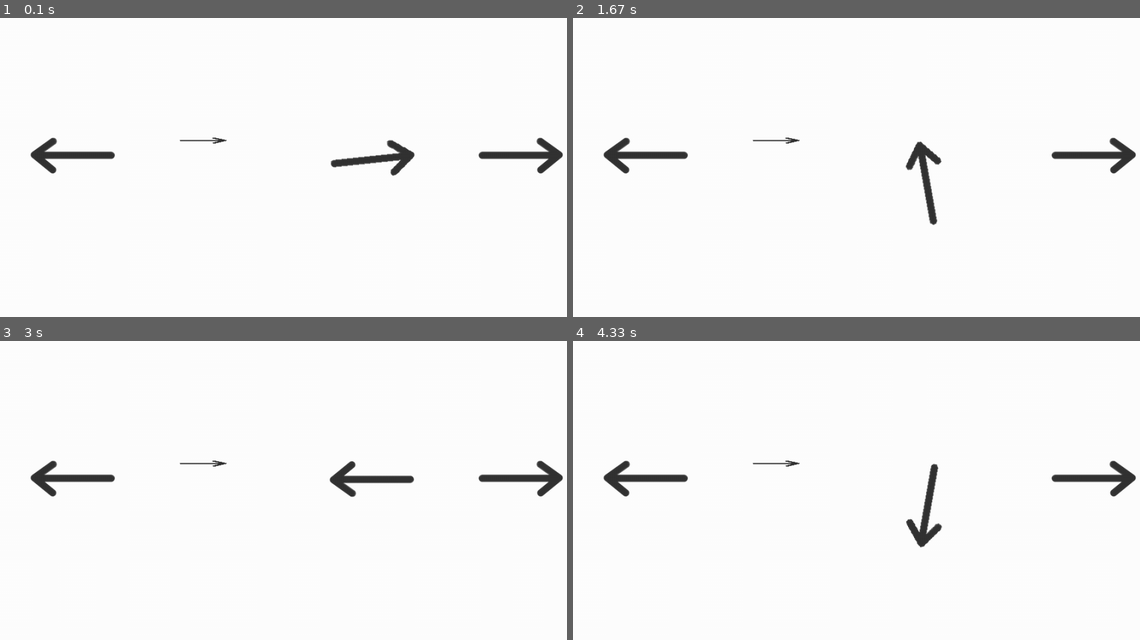
Above: before the commit, frames 1-4 (two rows, left to right).
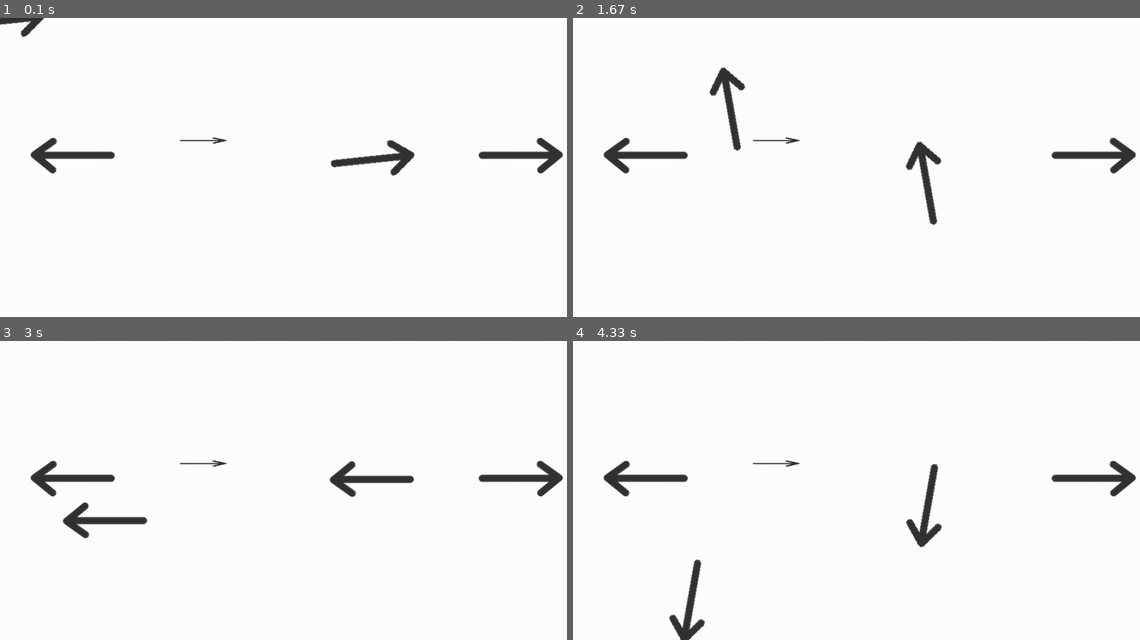
Above: after the commit, the same moments.

Repository: Leovalcante/pygame-exercises
Game: pygame game, started from transformations/game.py
Same seed, same stepped clock (60 frames per second), same inputs: the game is played once before the commit and once after it.
Inputs (mouse positions are in pixels of both pictures, inside the frame that each line leads up to):
- Up to frame 1 (0.1 s): no input
- Up to frame 2 (1.67 s): click (873, 167) at 0.38 s; click (930, 233) at 0.72 s; click (1088, 272) at 1.05 s; click (731, 107) at 1.38 s
- Up to frame 3 (3 s): click (300, 526) at 1.72 s; click (215, 427) at 2.05 s; click (504, 568) at 2.38 s; click (102, 520) at 2.72 s
- Up to frame 4 (4.33 s): click (697, 430) at 3.05 s; click (731, 544) at 3.38 s; click (1083, 559) at 3.72 s; click (692, 601) at 4.05 s

The runs differ from the first frame. In frame 1, 0.2% of the frame differs, in the area x 0-8%, y 0-7%; in frame 2, 0.6%; in frame 3, 0.6%, in the area x 11-27%, y 54-66%; in frame 4, 0.6%.

Commit message:
add fixed rotation

Diff:
--- a/transformations/game.py
+++ b/transformations/game.py
@@ -33,5 +33,14 @@
 
         screen.blit(arrow, (50 + i * 250, 200))
 
+    arrow = arrow_img.copy()
+
+    mx, my = pygame.mouse.get_pos()
+    arr = pygame.transform.rotate(arrow, arrow_spin)
+    screen.blit(
+        arr,
+        (mx - arr.get_width() // 2, my - arr.get_height() // 2),
+    )
+
     pygame.display.update()
     clock.tick(60)
